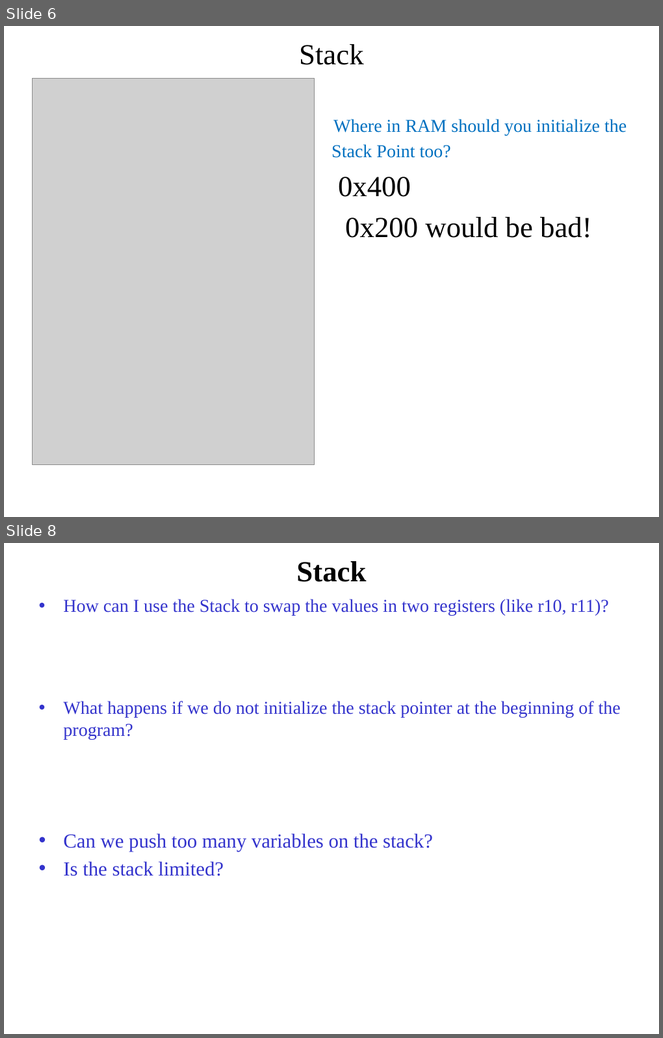
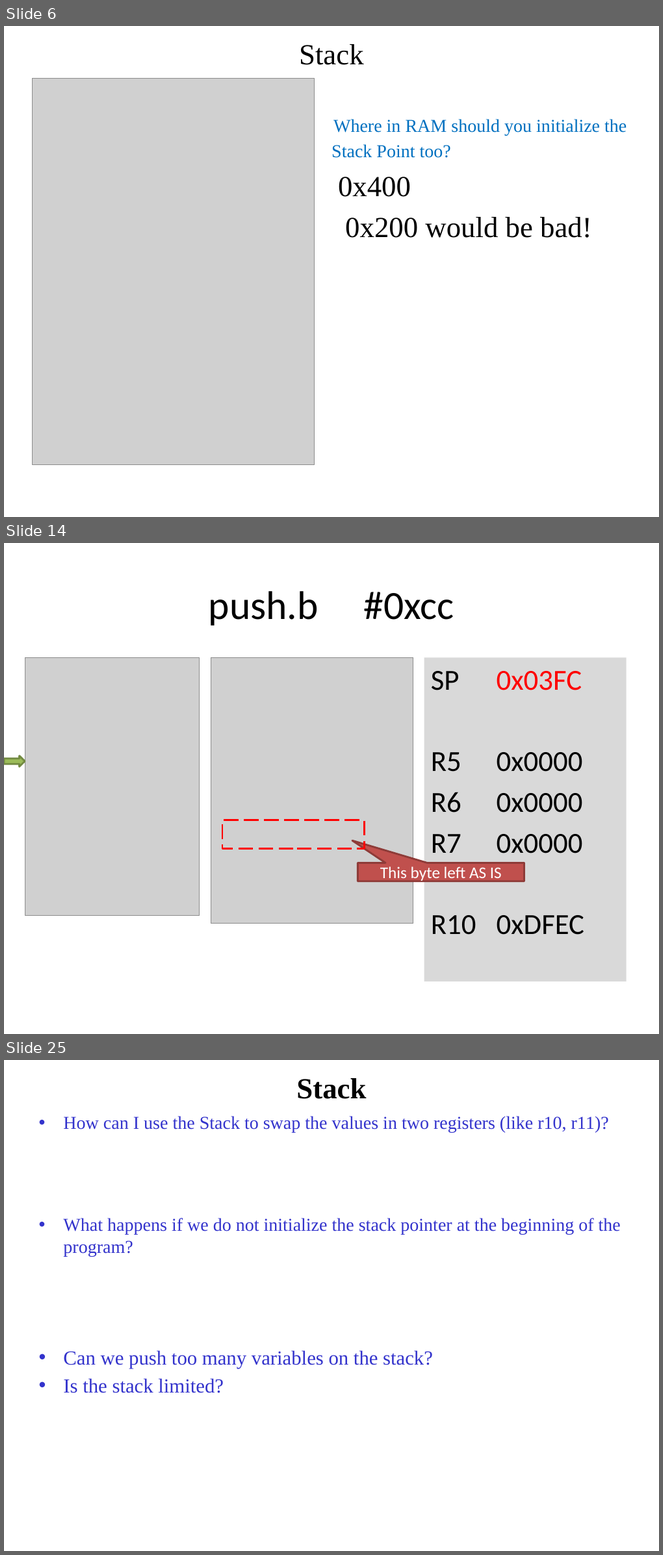
Before and after one commit to pw4rn3r/ECE382, a slide deck: notes/L10/Lsn10.pptx. Shown one above the other, each under a label of ours: slides 6 and 8 before the commit, slides 6, 14 and 25 after it; the slides between them are not shown. The pictures are 663x1038 and 663x1555 pixels, drawn with LibreOffice and Linux fonts; fonts in the diff are those of the drawing; grey boxes stand for pictures. Boxes give left, top, right and bottom in pixels: in the first picture for what was removed or moved away, otherwise in the second. Text is boxed around its words. In the diff, an @@ line names an element or a change of style, - is before the commit and + after.

```diff
--- a/notes/L10/Lsn10.pptx
+++ b/notes/L10/Lsn10.pptx
@@ slide 14 added at [4, 543, 659, 1034], background #FFFFFF @@
@@ title added at [209, 591, 454, 626], 44 pt, text #000000 @@
+push.b #0xcc
@@ picture added at [25, 657, 199, 916] @@
@@ picture added at [211, 657, 414, 924] @@
@@ line added from (212, 657) to (414, 657), #4B7EBC 0.75 pt @@
@@ rectangle added at [425, 657, 627, 982], fill #D9D9D9, 32 pt, text #000000 @@
+SP 0x03FC
+R5 0x0000
+R6 0x0000
+R7 0x0000
+R10 0xDFEC
@@ right arrow added at [4, 756, 25, 767], fill #9BBB59, outline #738A42 2 pt @@
@@ rectangle added at [222, 820, 364, 849], outline #FF0000 2 pt dashed @@
@@ speech box added at [358, 863, 524, 882], fill #C0504D, outline #8E3B39 2 pt, 18 pt, text #FFFFFF @@
+This byte left AS IS
@@ what was slide 8 is now slide 25 @@
```
Also in this commit, not shown: 5 slides changed, 16 other slides added, 4 other files.
